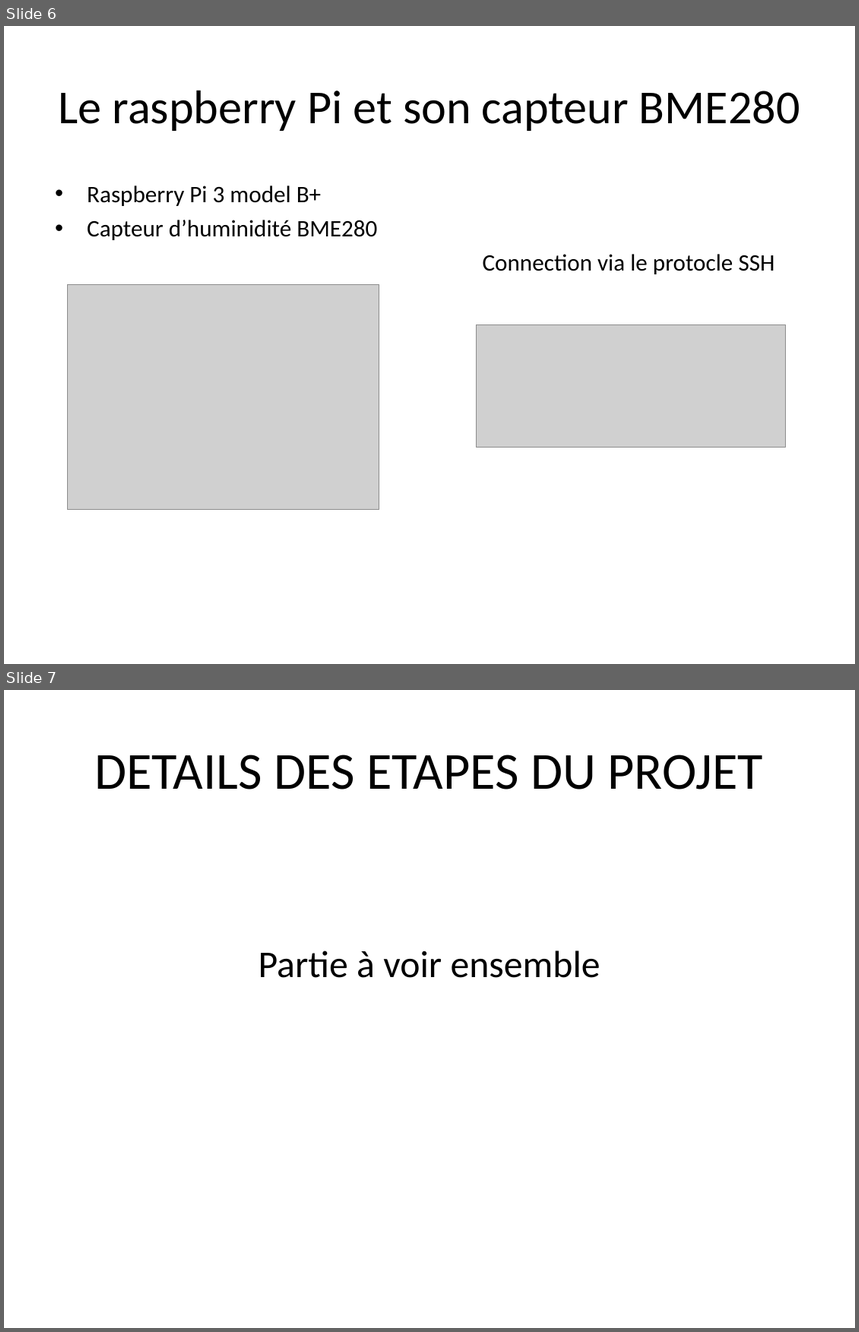
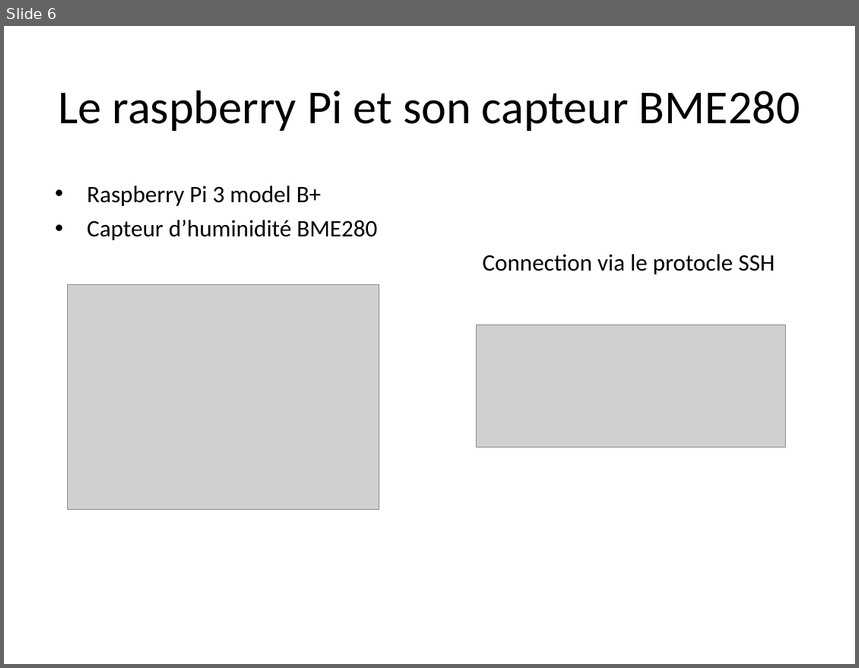
Before and after one commit to Krs-ceri/RaspberryPi, a slide deck: Presentation.odp. Shown one above the other, each under a label of ours: slides 6 and 7 before the commit, slide 6 after it. The pictures are 859x1332 and 859x668 pixels, drawn with LibreOffice and Linux fonts; fonts in the diff are those of the drawing; grey boxes stand for pictures. Boxes give left, top, right and bottom in pixels: in the first picture for what was removed or moved away, otherwise in the second. Text is boxed around its words. In the diff, an @@ line names an element or a change of style, - is before the commit and + after.

```diff
--- a/Presentation.odp
+++ b/Presentation.odp
@@ slide 7 removed at [4,690,855,1328], background #FFFFFF @@
@@ title removed at [94,755,763,790] @@
-DETAILS DES ETAPES DU PROJET
@@ subtitle removed at [259,951,601,978] @@
-Partie à voir ensemble
```
Also in this commit, not shown: 4 slides changed, 2 slides added.
